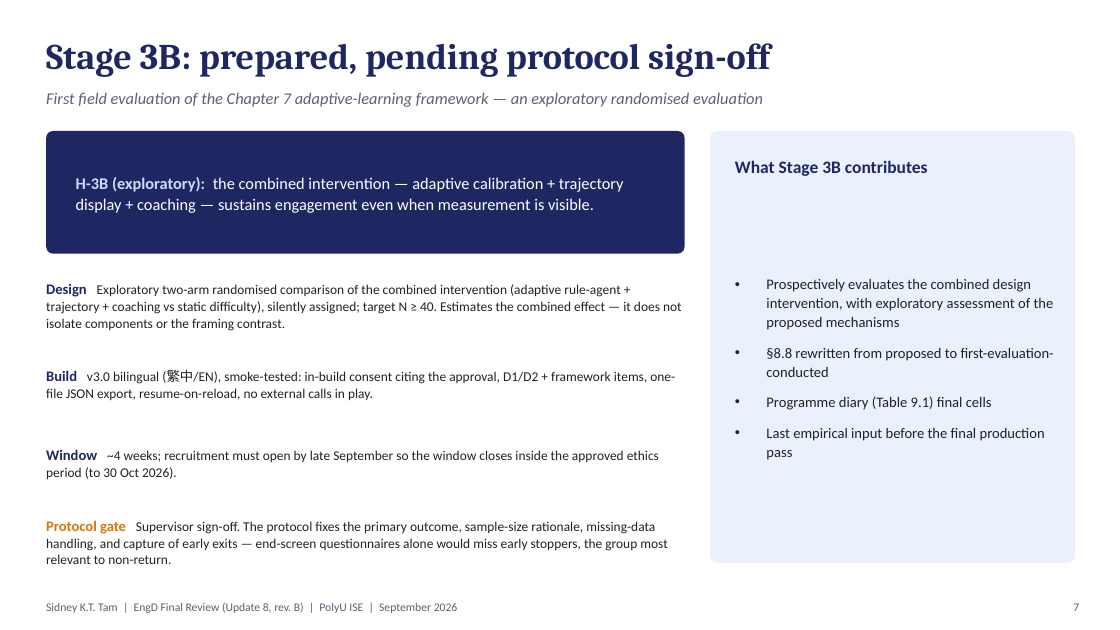
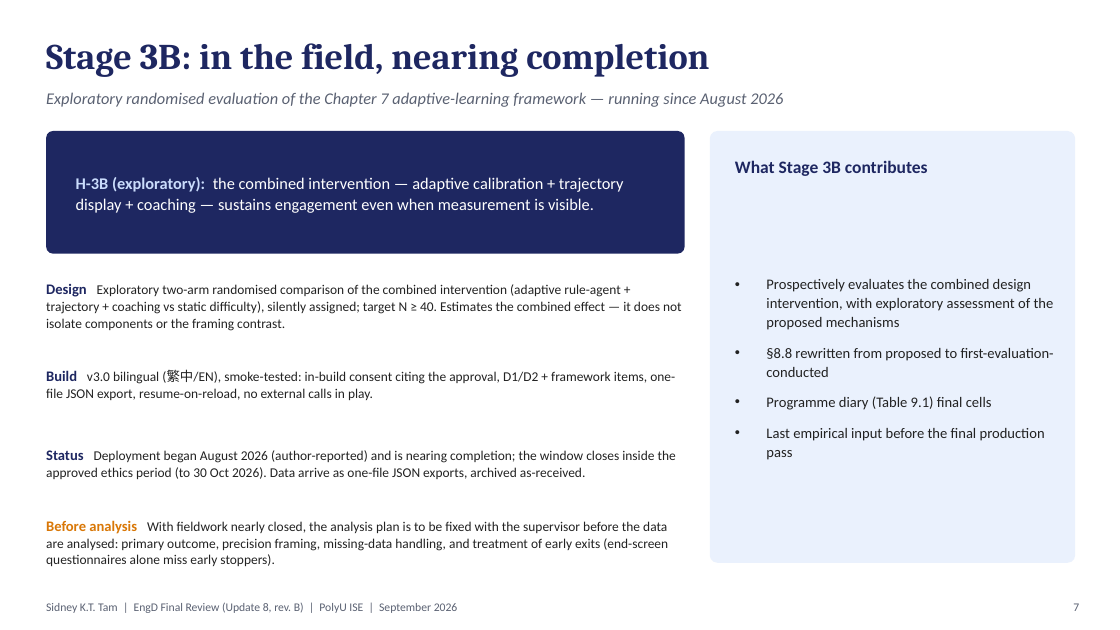
Before and after one commit to leicatam/gamification, a slide deck: slide 7 of docs/presentations/EngD_Update_8_Final_Review_September2026_revB.pptx. Drawn at 1120x630 pixels with LibreOffice and Linux fonts; fonts in the diff are those of the drawing. Boxes give left, top, right and bottom in pixels: in the first picture for what was removed or moved away, otherwise in the second. Text is boxed around its words. In the diff, an @@ line names an element or a change of style, - is before the commit and + after.

```diff
--- a/docs/presentations/EngD_Update_8_Final_Review_September2026_revB.pptx
+++ b/docs/presentations/EngD_Update_8_Final_Review_September2026_revB.pptx
@@ text at [46,43,709,77]: text changed @@
-Stage 3B: prepared, pending protocol sign-off
+Stage 3B: in the field, nearing completion
@@ text at [46,92,783,107]: text changed @@
-First field evaluation of the Chapter 7 adaptive-learning framework — an exploratory randomised evaluation
+Exploratory randomised evaluation of the Chapter 7 adaptive-learning framework — running since August 2026
@@ text at [46,450,676,479]: text changed @@
-Window ~4 weeks; recruitment must open by late September so the window closes inside the approved ethics period (to 30 Oct 2026).
+Status Deployment began August 2026 (author-reported) and is nearing completion; the window closes inside the approved ethics period (to 30 Oct 2026). Data arrive as one-file JSON exports, archived as-received.
@@ text at [46,520,668,566]: text changed @@
-Protocol gate Supervisor sign-off. The protocol fixes the primary outcome, sample-size rationale, missing-data handling, and capture of early exits — end-screen questionnaires alone would miss early stoppers, the group most relevant to non-return.
+Before analysis With fieldwork nearly closed, the analysis plan is to be fixed with the supervisor before the data are analysed: primary outcome, precision framing, missing-data handling, and treatment of early exits (end-screen questionnaires alone miss early stoppers).
```
Also in this commit, not shown: 3 other slides changed, 1 other file.
